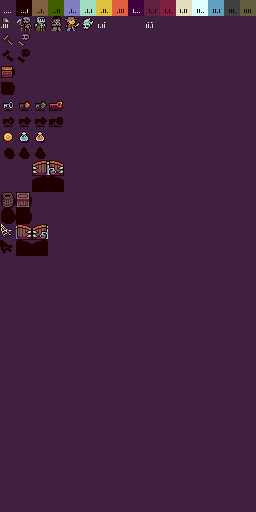
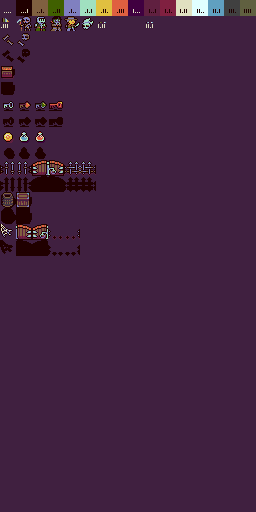
Layer changes from the first 256px x 512px image to the second:
added layer "door blue opend" in group "doors" over [48, 229, 80, 256]
added layer "door green" in group "doors" over [64, 161, 96, 192]
added layer "door blue" in group "doors" over [0, 161, 32, 192]
